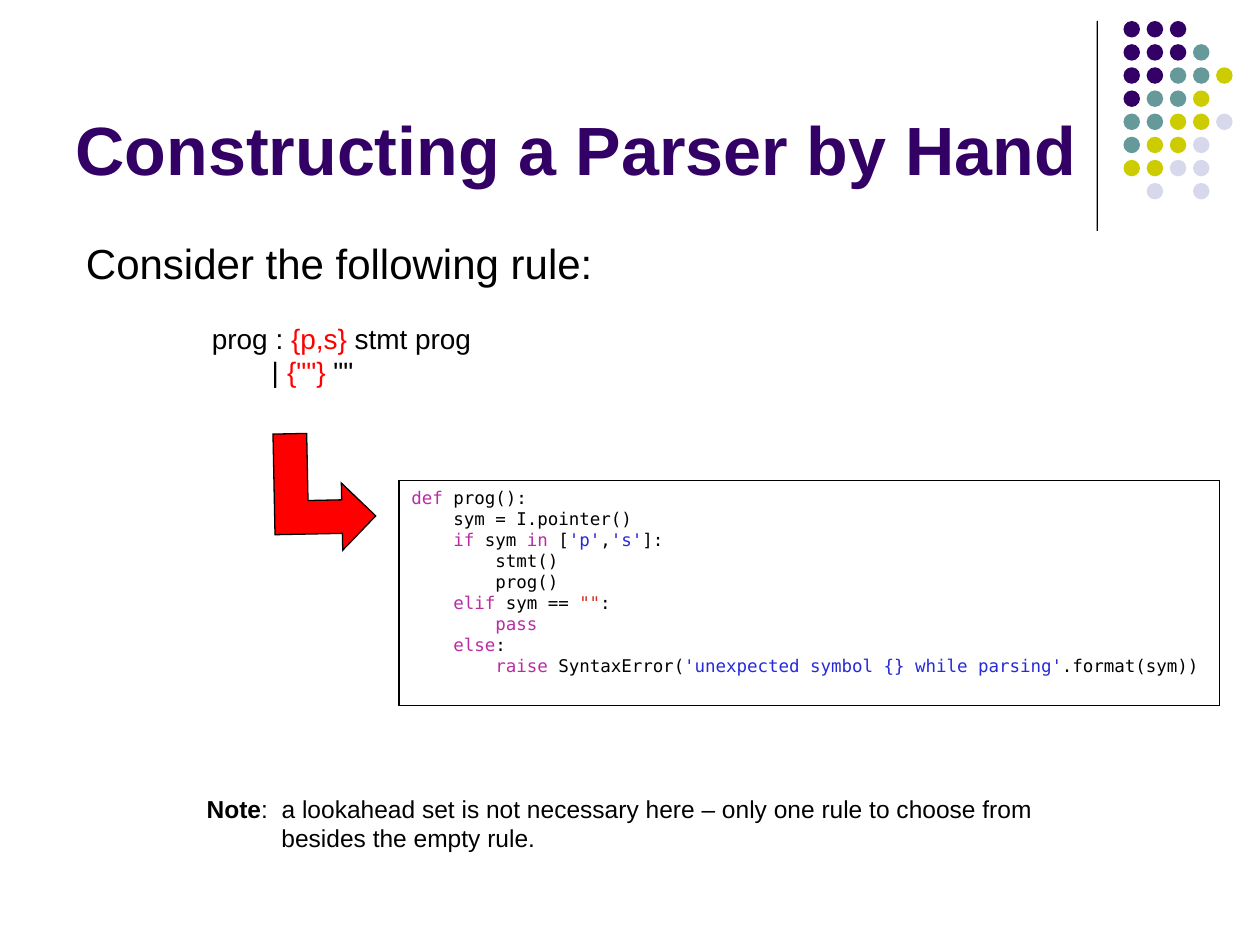
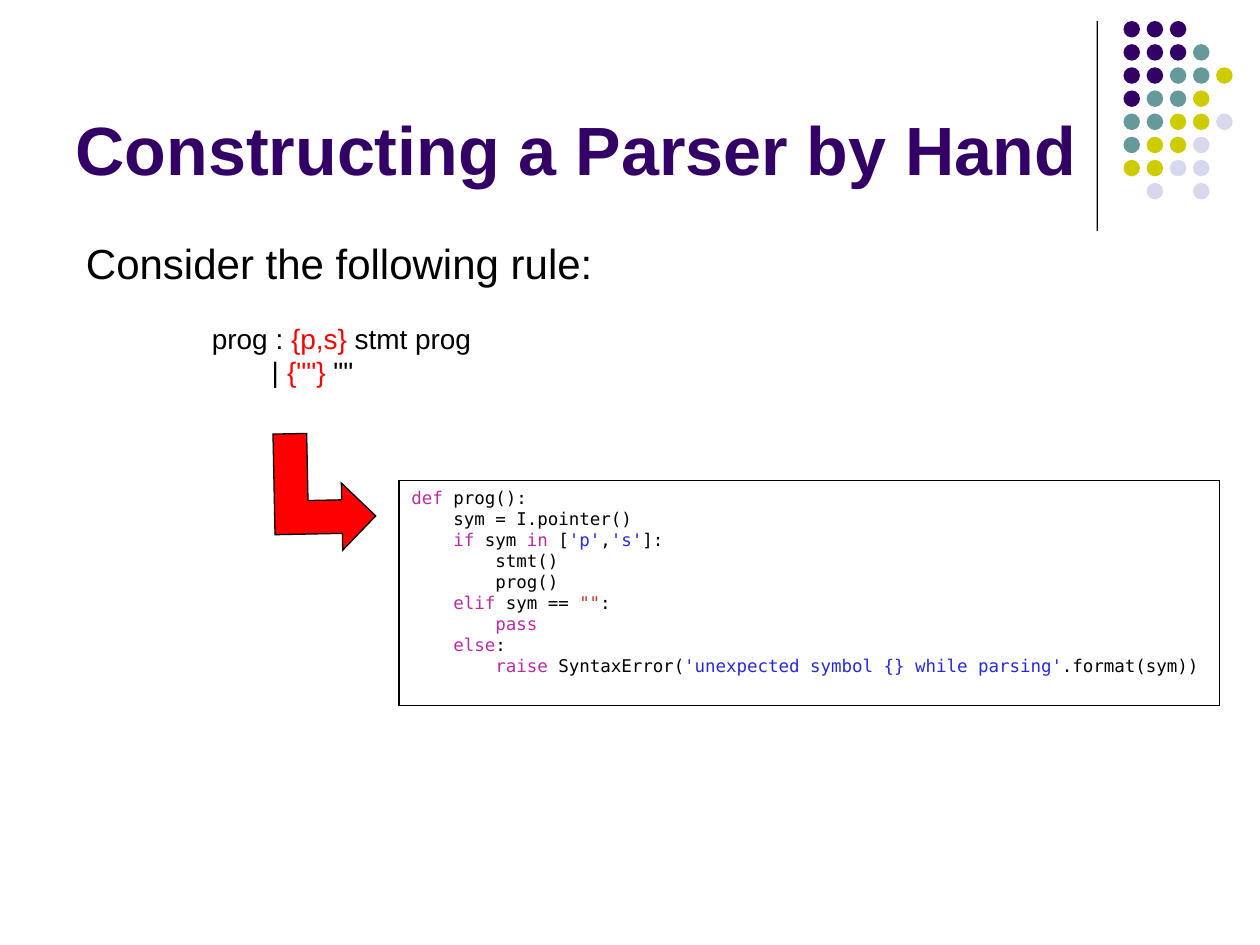
Before and after one commit to lutzhamel/CSC402, a slide deck: slide 20 of notes/csc402-ln002.pptx (slide 19 before the commit). Drawn at 1260x945 pixels with LibreOffice and Linux fonts; fonts in the diff are those of the drawing. Boxes give left, top, right and bottom in pixels: in the first picture for what was removed or moved away, otherwise in the second. Text is boxed around its words. In the diff, an @@ line names an element or a change of style, - is before the commit and + after.

```diff
--- a/notes/csc402-ln002.pptx
+++ b/notes/csc402-ln002.pptx
@@ text removed at [207,800,1031,852] @@
-Note: a lookahead set is not necessary here – only one rule to choose from
-besides the empty rule.
```
Also in this commit, not shown: 1 other slide changed, 3 other files.
